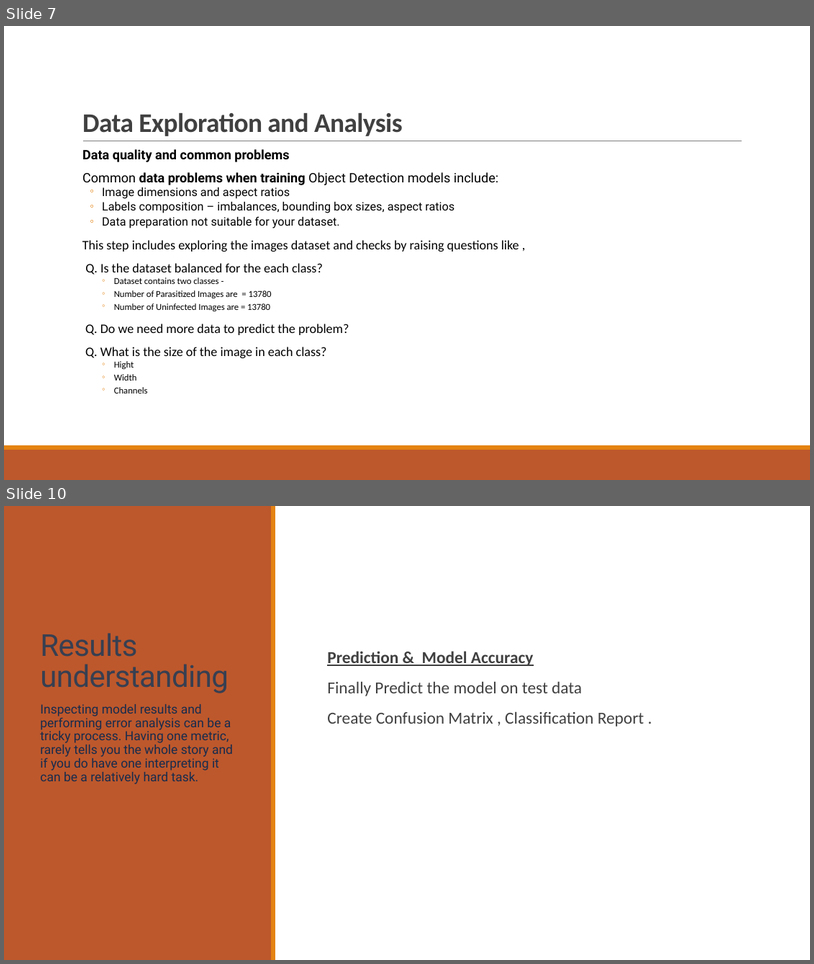
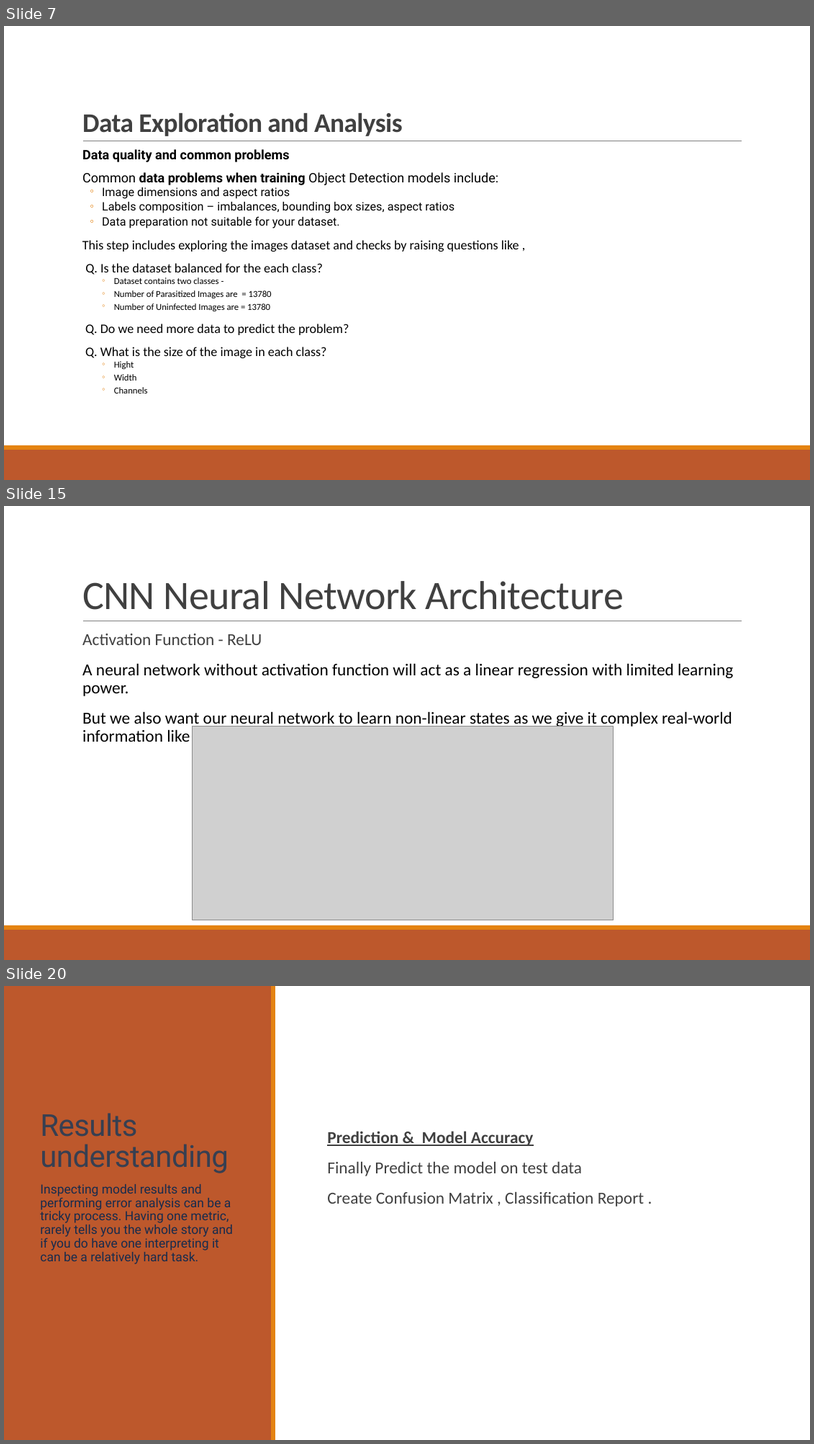
Before and after one commit to SANDIP79190219/Deep-Learning, a slide deck: Capstone Project 2.pptx. Shown one above the other, each under a label of ours: slides 7 and 10 before the commit, slides 7, 15 and 20 after it; the slides between them are not shown. The pictures are 814x964 and 814x1444 pixels, drawn with LibreOffice and Linux fonts; fonts in the diff are those of the drawing; grey boxes stand for pictures. Boxes give left, top, right and bottom in pixels: in the first picture for what was removed or moved away, otherwise in the second. Text is boxed around its words. In the diff, an @@ line names an element or a change of style, - is before the commit and + after.

```diff
--- a/Capstone Project 2.pptx
+++ b/Capstone Project 2.pptx
@@ slide 15 added at bbox=[4, 506, 810, 960], background #FFFFFF; not listed: 3 template elements that a slide beside it also shows @@
@@ title added at bbox=[82, 581, 624, 610], 48 pt, text #404040 @@
+CNN Neural Network Architecture
@@ text added at bbox=[82, 633, 733, 746], 20 pt, text #000000 @@
+  Activation Function - ReLU
+  A neural network without activation function will act as a linear regression with limited learning power.
+  But we also want our neural network to learn non-linear states as we give it complex real-world information like images
@@ picture added at bbox=[192, 726, 613, 920] @@
@@ what was slide 10 is now slide 20 @@
```
Also in this commit, not shown: 2 slides changed, 9 other slides added, 4 other files.
